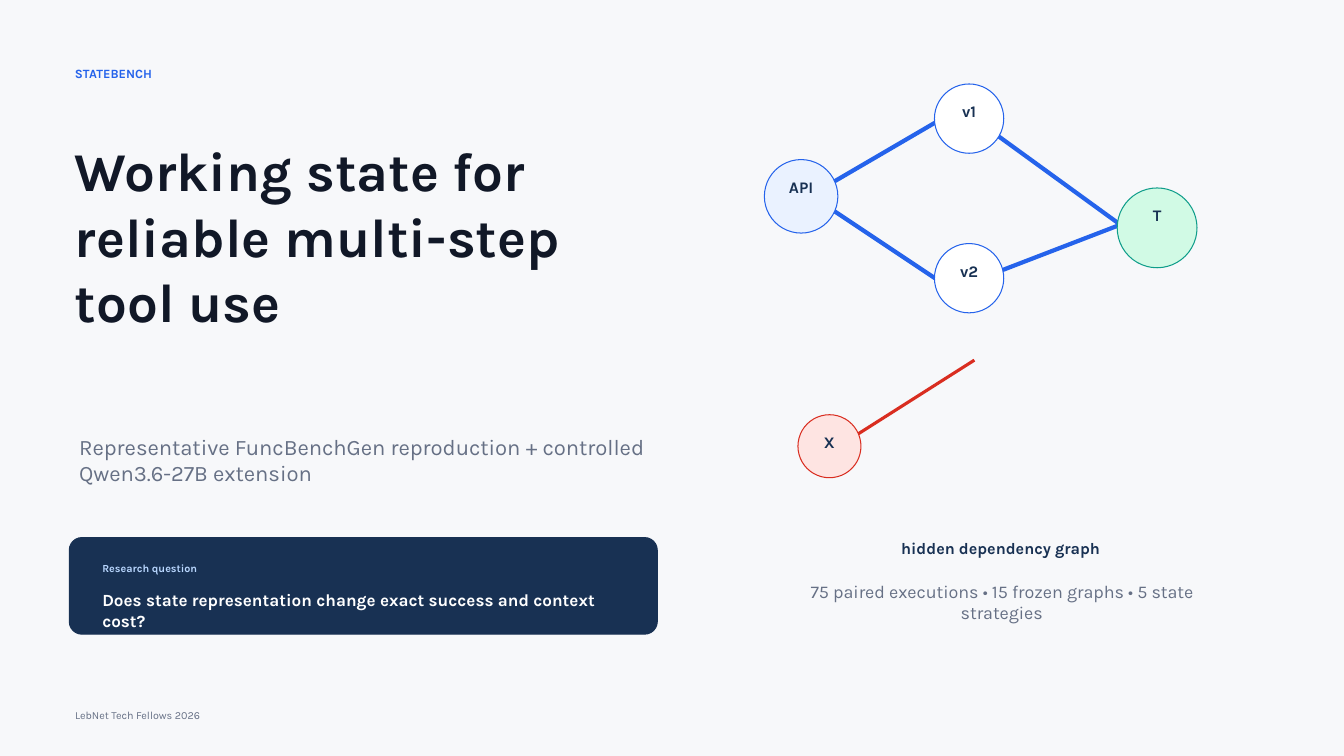
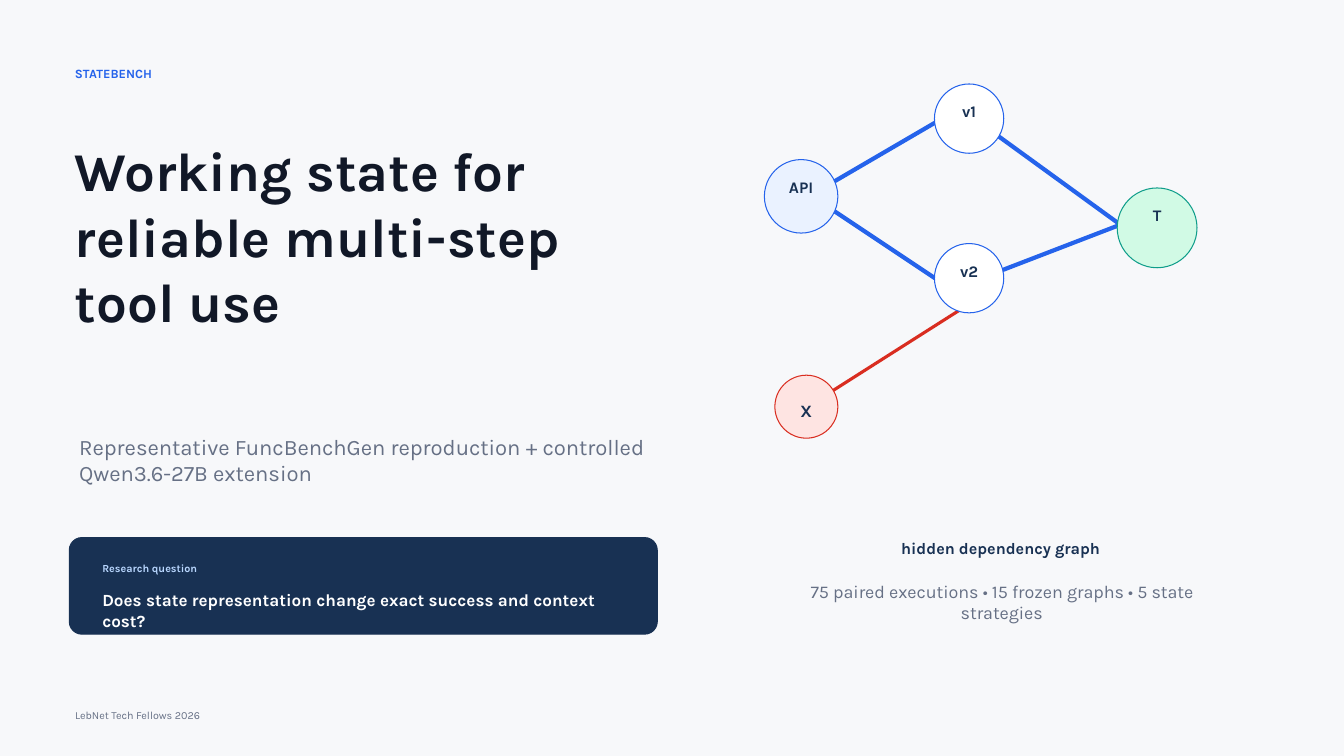
Before and after one commit to Domenico-Labaki/lebnet-tech-fellows-final-project, a slide deck: slide 1 of video/StateBench_3_Minute_Deck.pptx. Drawn at 1344x756 pixels with LibreOffice and Linux fonts; fonts in the diff are those of the drawing. Boxes give left, top, right and bottom in pixels: in the first picture for what was removed or moved away, otherwise in the second. Text is boxed around its words. In the diff, an @@ line names an element or a change of style, - is before the commit and + after.

```diff
--- a/video/StateBench_3_Minute_Deck.pptx
+++ b/video/StateBench_3_Minute_Deck.pptx
@@ line moved from (842, 445) - (975, 360) to (828, 394) - (960, 311) @@
@@ ellipse: place and size @@
-ellipse at bbox=[799, 414, 861, 477]
+ellipse at bbox=[775, 375, 838, 438]
@@ text "X": place and size @@
-text "X" at bbox=[824, 437, 835, 448]
+text "X" at bbox=[800, 405, 812, 417]
@@ text "X" at bbox=[800, 405, 812, 417]: size 11.5 to 12.5 pt @@
```
Also in this commit, not shown: 1 other file.
